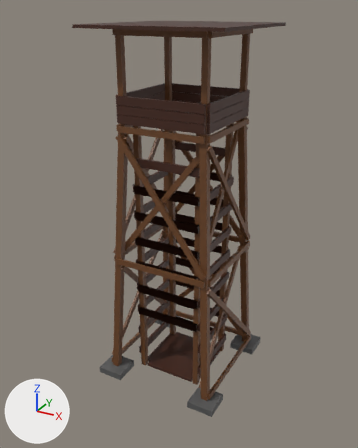
The Blender file Assets/Models/Structures/Wooden tower.blend, before and after one commit.
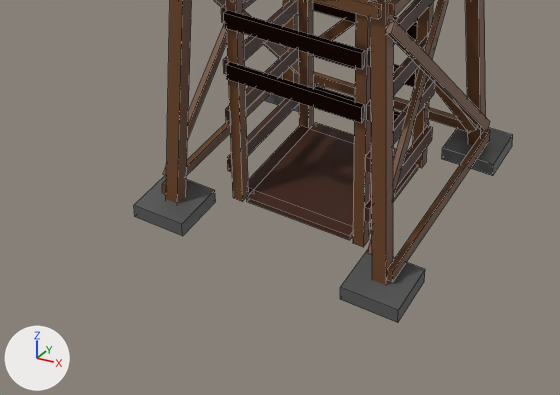
Old and new are each drawn whole from a camera (50 mm lens) standing at (8.04, -15.03, 13.58) and looking at (-0.14, -0.15, 6.15) and again close up on the part from 12% to 78% of the width and 62% to 100% of the height. Every picture has the same lights, and +X, +Y and +Z are marked at lower left. The close-ups show mesh edges as thin lines.

In view in the first close-up: 'Wooden tower', 'Wooden tower platform'.
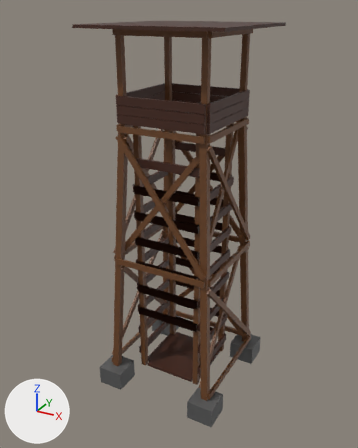
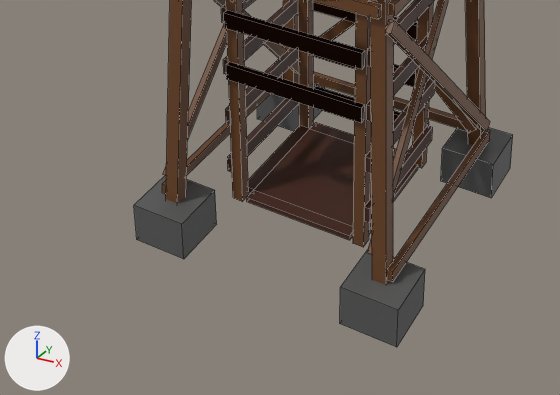
The change, as JSON lines over the scene's bpy script:
```json
{"block": "me_cube", "where": "me_cube.from_pydata(...)  # 832 vertices, 624 faces; spans x -2.5..2.5, y -2.5..2.5, z 0.0..13.08"}
{"block": "me_cube", "where": "# used by ob_wooden_tower; location = (0.0, 0.0, 0.0)"}
{"block": "me_cube", "where": "# before: 32 (2.5, 2.5, 0.0) at pixel (512, 145), 34 (2.5, 1.5, 0.0) at pixel (492, 175), 36 (1.5, 2.5, 0.0), 38 (1.5, 1.5, 0.0) at pixel (441, 159)"}
{"block": "me_cube", "where": "# before: 40 (-1.5, 2.5, 0.0) at pixel (324, 87), 42 (-1.5, 1.5, 0.0), 44 (-2.5, 2.5, 0.0), 46 (-2.5, 1.5, 0.0)"}
{"block": "me_cube", "where": "# before: 48 (2.5, -1.5, 0.0) at pixel (424, 281), 50 (2.5, -2.5, 0.0) at pixel (397, 322), 52 (1.5, -1.5, 0.0), 54 (1.5, -2.5, 0.0) at pixel (340, 299)"}
{"block": "me_cube", "where": "# before: 56 (-1.5, -1.5, 0.0) at pixel (215, 201), 58 (-1.5, -2.5, 0.0) at pixel (182, 236), 60 (-2.5, -1.5, 0.0), 62 (-2.5, -2.5, 0.0) at pixel (134, 216)"}
{"block": "me_cube", "change": "me_cube part 1"}
{"op": "add", "block": "me_cube", "code": "for i in [32, 34, 36, 38]: me_cube.vertices[i].co += Vector((0.0, 0.0, -0.5))"}
{"block": "me_cube", "change": "me_cube part 2"}
{"op": "add", "block": "me_cube", "code": "for i in [40, 42, 44, 46]: me_cube.vertices[i].co += Vector((0.0, 0.0, -0.5))"}
{"block": "me_cube", "change": "me_cube part 3"}
{"op": "add", "block": "me_cube", "code": "for i in [48, 50, 52, 54]: me_cube.vertices[i].co += Vector((0.0, 0.0, -0.5))"}
{"block": "me_cube", "change": "me_cube part 4"}
{"op": "add", "block": "me_cube", "code": "for i in [56, 58, 60, 62]: me_cube.vertices[i].co += Vector((0.0, 0.0, -0.5))"}
```

What differs and where, as boxes [x1, y1, x2, y2] in the close-ups (560 x 395 px; the box of a moved part takes in the faces that stretch with it):
```json
{"object": "Wooden tower", "change": "reshaped", "before": [134, 0, 513, 323], "after": [134, 0, 513, 347]}
{"part": 1, "of": "me_cube", "change": "moved or reshaped", "before": [442, 136, 513, 176], "after": [441, 136, 513, 198]}
{"part": 2, "of": "me_cube", "change": "moved or reshaped", "before": [263, 84, 325, 112], "after": [257, 84, 325, 131]}
{"part": 3, "of": "me_cube", "change": "moved or reshaped", "before": [340, 270, 425, 323], "after": [340, 270, 425, 347]}
{"part": 4, "of": "me_cube", "change": "moved or reshaped", "before": [134, 191, 216, 236], "after": [134, 191, 216, 259]}
```
